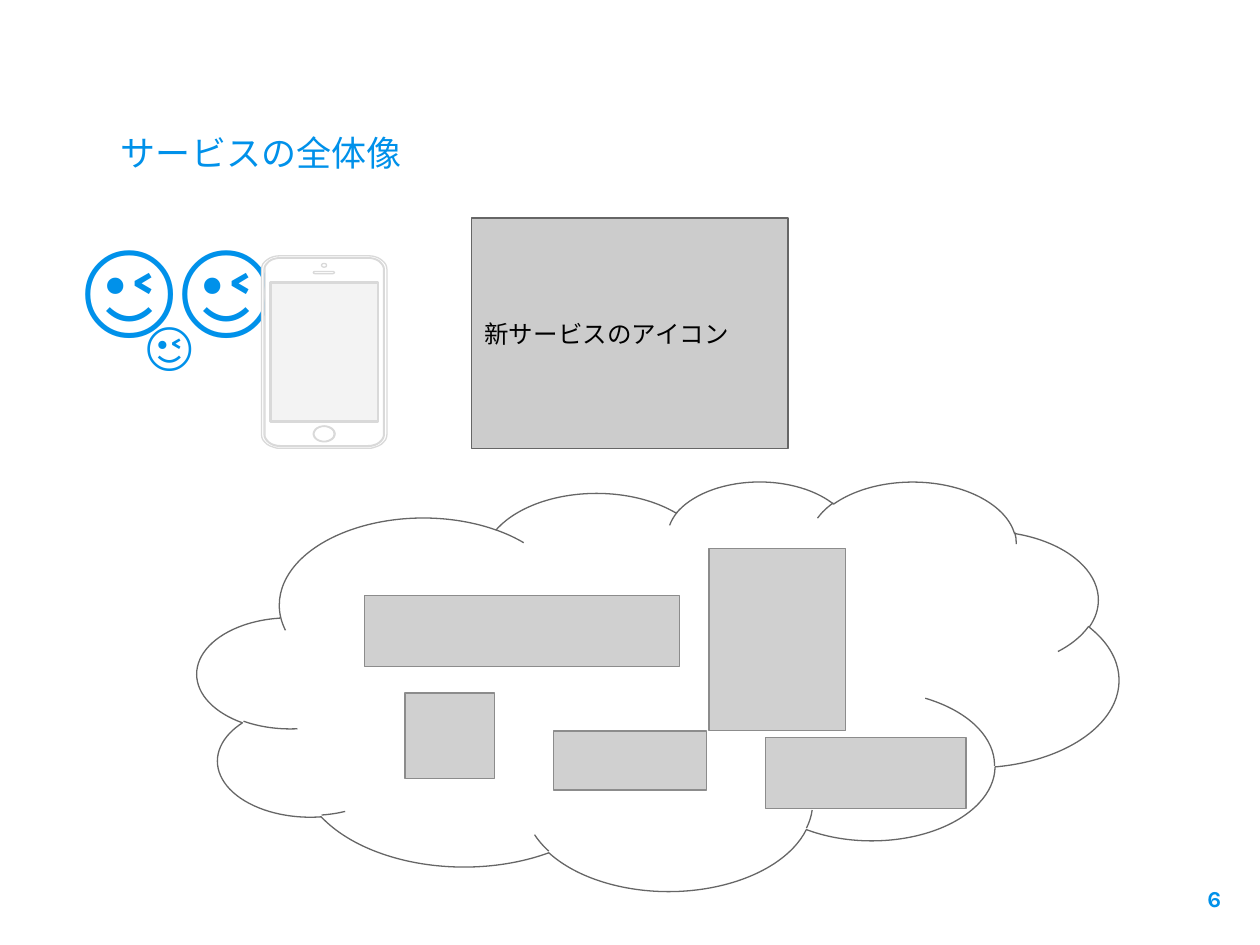
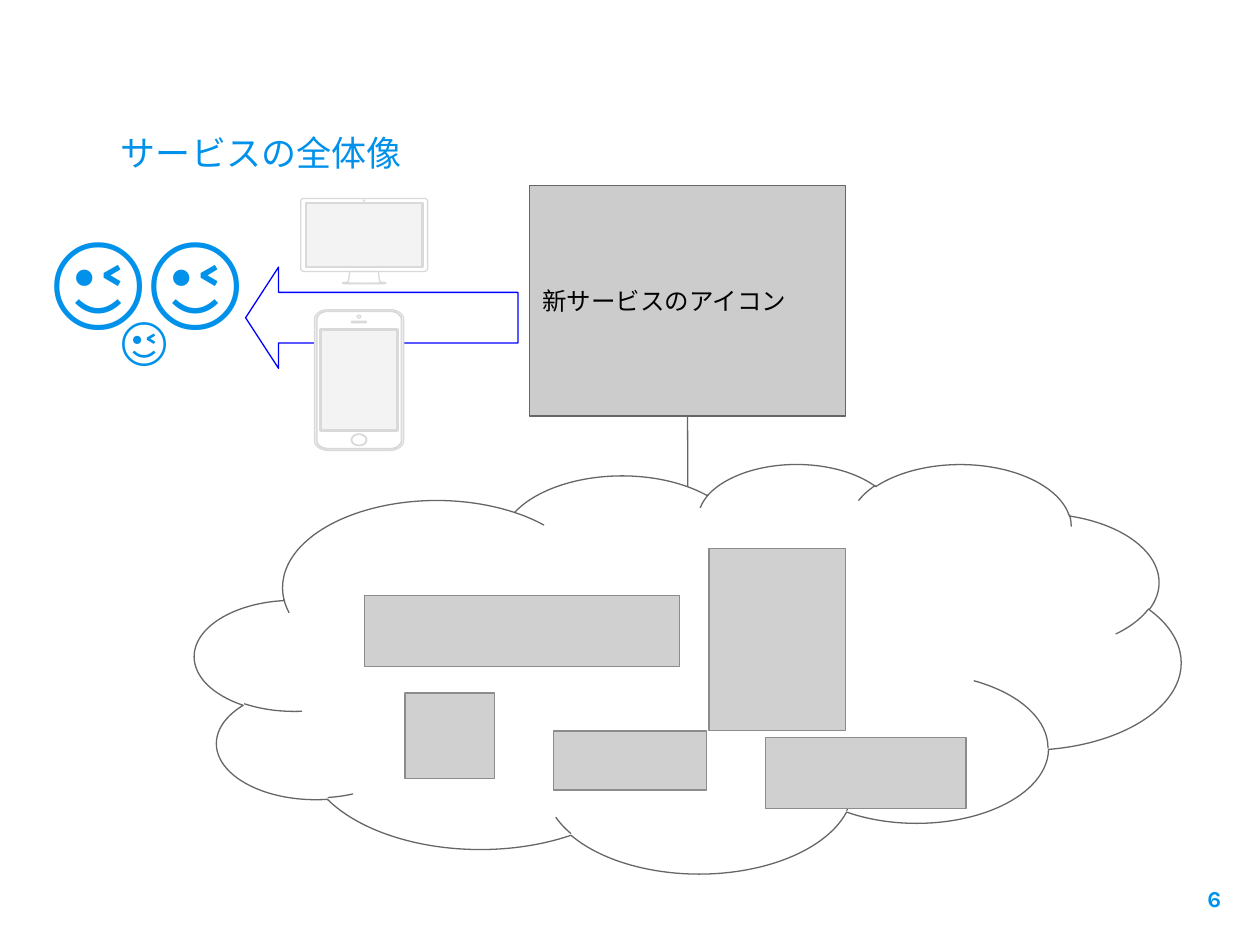
Before and after one commit to Orimai05/arritateam, a slide deck: slide 6 of slide/20190424-25_kaizen_bootcamp.pptx. Drawn at 1260x945 pixels with LibreOffice and Linux fonts; fonts in the diff are those of the drawing; grey boxes stand for pictures; background and template pictures are left out. Boxes give left, top, right and bottom in pixels: in the first picture for what was removed or moved away, otherwise in the second. Text is boxed around its words. In the diff, an @@ line names an element or a change of style, - is before the commit and + after.

```diff
--- a/slide/20190424-25_kaizen_bootcamp.pptx
+++ b/slide/20190424-25_kaizen_bootcamp.pptx
@@ text "😉😉": place and size @@
-text "😉😉" at [42, 169, 314, 396]
+text "😉😉" at [11, 161, 284, 388]
@@ freeform shape added at [301, 199, 428, 285], fill #FFFFFF, outline #D9D9D9 0.75 pt @@
@@ rectangle added at [306, 203, 422, 267], fill #F3F3F3, outline #D9D9D9 1.5 pt @@
@@ rectangle "新サービスのアイコン": place and size @@
-rectangle "新サービスのアイコン" at [472, 218, 789, 449]
+rectangle "新サービスのアイコン" at [529, 185, 845, 416]
@@ left arrow added at [246, 267, 518, 368], outline #0000FF 0.75 pt @@
@@ text "😉": place and size @@
-text "😉" at [125, 307, 214, 379]
+text "😉" at [100, 302, 189, 374]
@@ freeform shape: place and size @@
-freeform shape at [262, 256, 388, 449]
+freeform shape at [315, 310, 404, 451]
@@ rectangle: place and size @@
-rectangle at [271, 282, 378, 421]
+rectangle at [321, 329, 398, 430]
@@ line added from (688, 416) to (688, 486), #666666 0.75 pt @@
@@ cloud: place and size @@
-cloud at [198, 481, 1119, 891]
+cloud at [195, 464, 1181, 873]
```
Also in this commit, not shown: 5 other slides changed, 1 other file.
